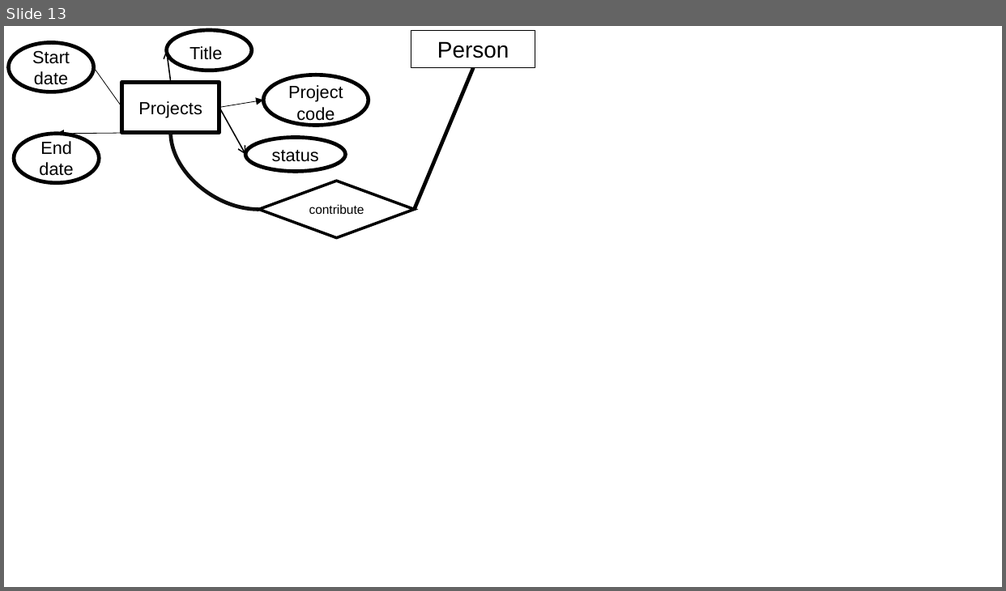
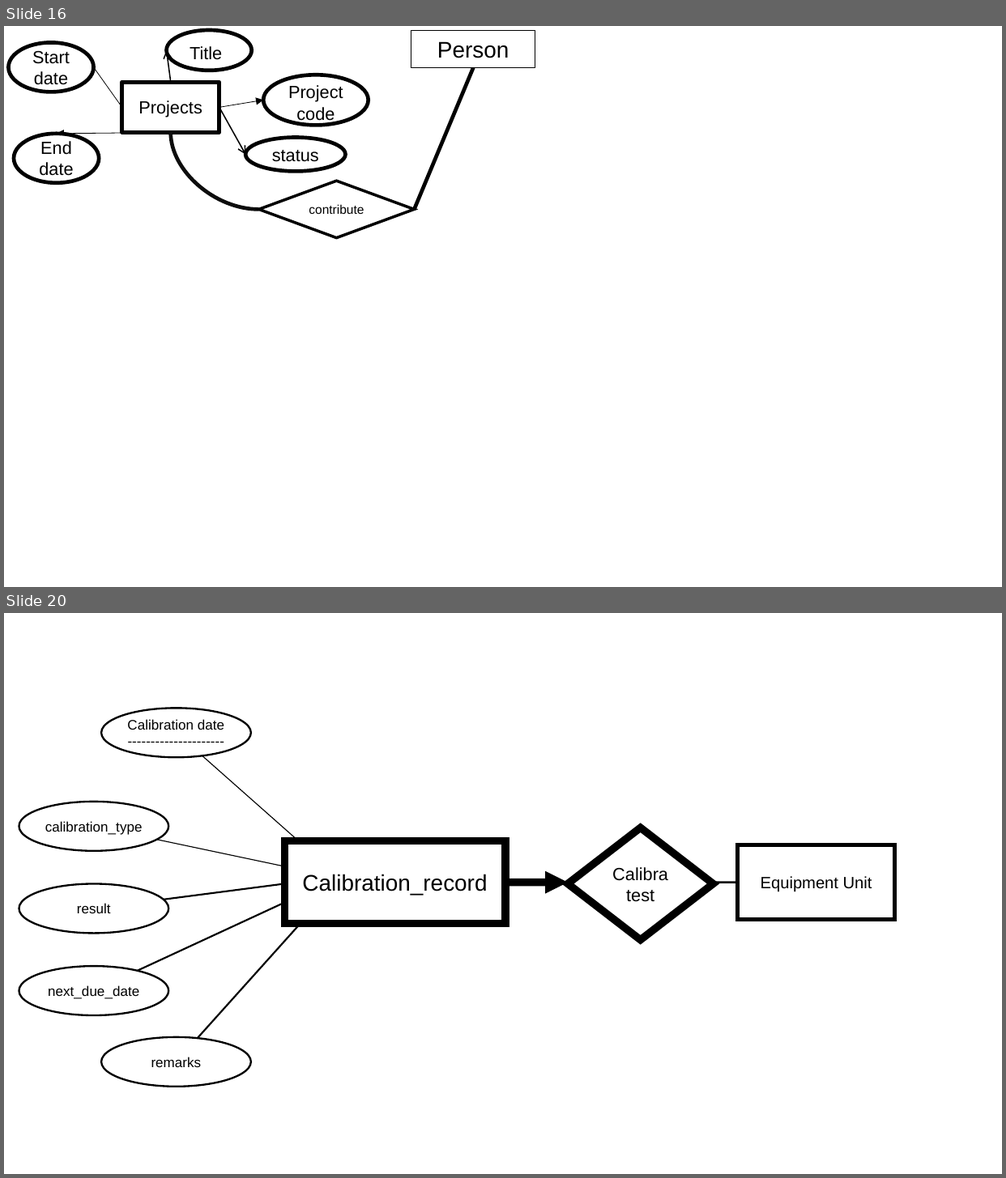
Before and after one commit to Niz-arch/Data-Base-Project, a slide deck: lab1/ER_Gram.pptx. Shown one above the other, each under a label of ours: slide 13 before the commit, slides 16 and 20 after it; the slides between them are not shown. The pictures are 1006x591 and 1006x1178 pixels, drawn with LibreOffice and Linux fonts; fonts in the diff are those of the drawing. Boxes give left, top, right and bottom in pixels: in the first picture for what was removed or moved away, otherwise in the second. Text is boxed around its words. In the diff, an @@ line names an element or a change of style, - is before the commit and + after.

```diff
--- a/lab1/ER_Gram.pptx
+++ b/lab1/ER_Gram.pptx
@@ slide 20 added at [4,613,1002,1174], background #FFFFFF @@
@@ ellipse added at [101,708,250,758], fill #FFFFFF, outline #000000 1.5 pt, 11 pt, text #000000 @@
+Calibration date
+---------------------
@@ arrow added from (308, 849) to (176, 733), #000000 0.75 pt @@
@@ ellipse added at [19,802,168,851], fill #FFFFFF, outline #000000 1.5 pt, 11 pt, text #000000 @@
+calibration_type
@@ arrow added from (296, 869) to (94, 827), #000000 0.75 pt @@
@@ diamond added at [568,828,714,940], fill #FFFFFF, outline #000000 6 pt, 14 pt, text #000000 @@
+Calibratest
@@ rectangle added at [285,841,505,923], fill #FFFFFF, outline #000000 6 pt, 18 pt, text #000000 @@
+Calibration_record
@@ rectangle added at [738,845,895,920], fill #FFFFFF, outline #000000 3 pt, 13 pt, text #000000 @@
+Equipment Unit
@@ ellipse added at [19,884,168,934], fill #FFFFFF, outline #000000 1.5 pt, 11 pt, text #000000 @@
+result
@@ arrow added from (296, 883) to (94, 909), #000000 1.4 pt @@
@@ arrow added from (296, 897) to (94, 991), #000000 1.4 pt @@
@@ arrow added from (505, 883) to (568, 883), #000000 6 pt @@
@@ line added from (697, 883) to (738, 883), #000000 1.6 pt @@
@@ arrow added from (308, 917) to (176, 1063), #000000 1.4 pt @@
@@ ellipse added at [19,966,168,1016], fill #FFFFFF, outline #000000 1.5 pt, 11 pt, text #000000 @@
+next_due_date
@@ ellipse added at [101,1037,250,1088], fill #FFFFFF, outline #000000 1.5 pt, 11 pt, text #000000 @@
+remarks
@@ what was slide 13 is now slide 16 @@
```
Also in this commit, not shown: 13 slides changed, 10 other slides added, 2 other files.
